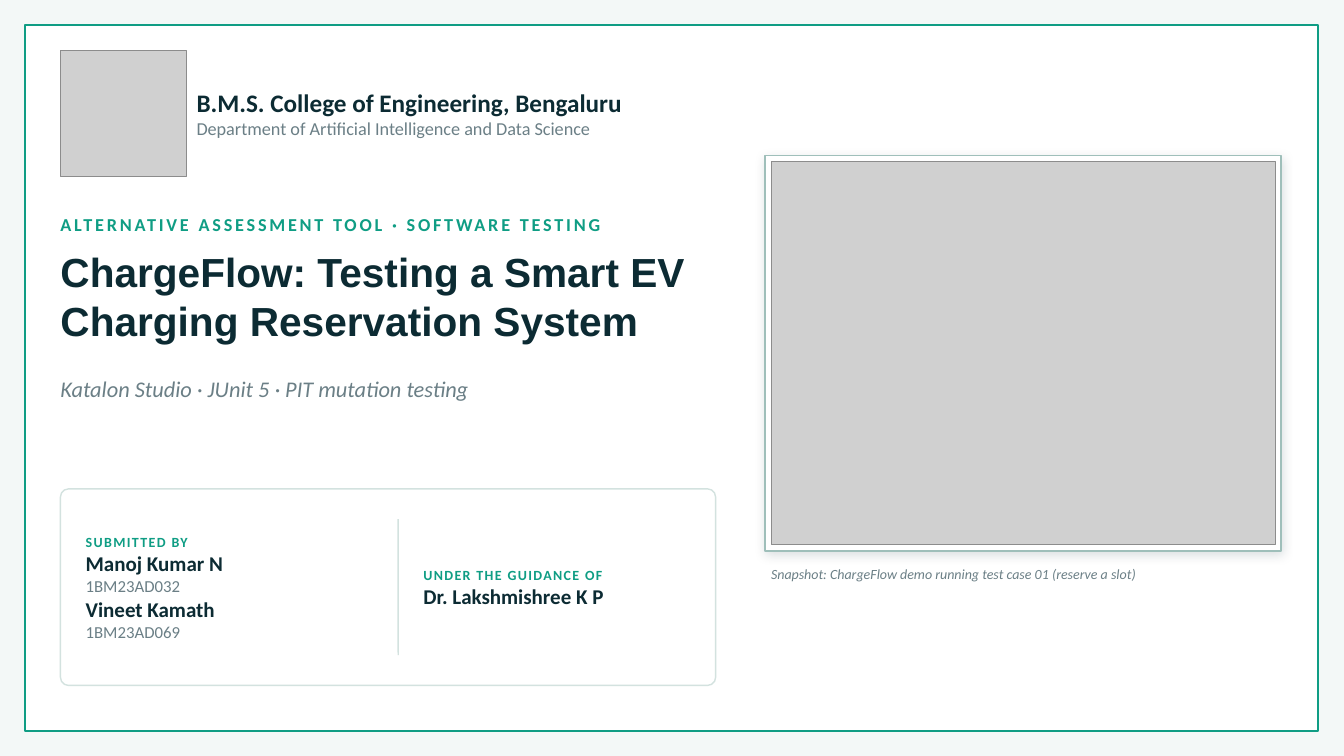
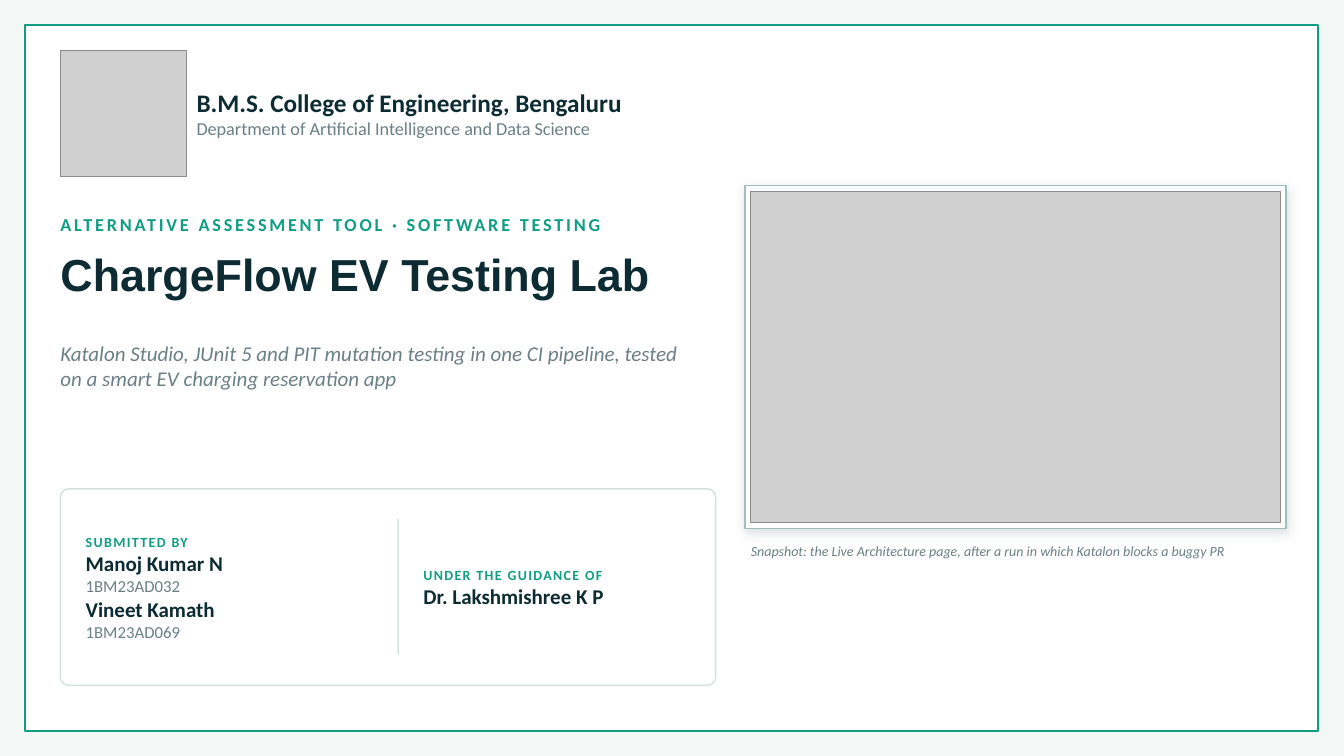
Before and after one commit to VineetKamath/chargeflow-ev-testing-lab, a slide deck: slide 1 of presentation/AAT_Software_Testing_ChargeFlow.pptx. Drawn at 1344x756 pixels with LibreOffice and Linux fonts; fonts in the diff are those of the drawing; grey boxes stand for pictures. Boxes give left, top, right and bottom in pixels: in the first picture for what was removed or moved away, otherwise in the second. Text is boxed around its words. In the diff, an @@ line names an element or a change of style, - is before the commit and + after.

```diff
--- a/presentation/AAT_Software_Testing_ChargeFlow.pptx
+++ b/presentation/AAT_Software_Testing_ChargeFlow.pptx
@@ rectangle: place and size @@
-rectangle at [765, 155, 1281, 552]
+rectangle at [745, 186, 1287, 529]
@@ picture: place and size @@
-picture at [771, 161, 1275, 545]
+picture at [751, 192, 1280, 523]
@@ text at [60, 258, 650, 300]: text changed; size 29 to 32 pt @@
-ChargeFlow: Testing a Smart EV Charging Reservation System
+ChargeFlow EV Testing Lab
@@ text at [60, 346, 677, 390]: text changed; size 16 to 15 pt @@
-Katalon Studio · JUnit 5 · PIT mutation testing
+Katalon Studio, JUnit 5 and PIT mutation testing in one CI pipeline, tested on a smart EV charging reservation app
@@ text at [751, 546, 1225, 559]: text changed @@
-Snapshot: ChargeFlow demo running test case 01 (reserve a slot)
+Snapshot: the Live Architecture page, after a run in which Katalon blocks a buggy PR
```
Also in this commit, not shown: 1 other slide changed, 3 slides added, 3 slides removed.
